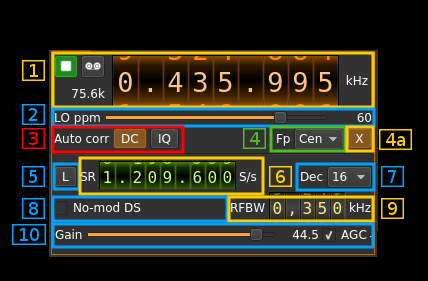
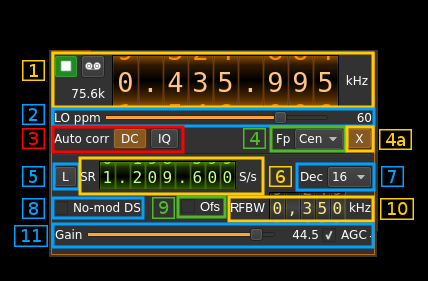
Two versions of the same layered image (428x281). Layer-by-layer changes:
added layer "11" above "Overlay_11" over [14, 225, 48, 247]
renamed "Overlay_10" to "Overlay_11", moved it above "10" over [51, 222, 229, 223]
painted on "10" over [12, 198, 414, 245]
renamed "Overlay_09" to "Overlay_10", moved it above "9" over [227, 195, 239, 223]
painted on "9" over [152, 197, 404, 219]
added layer "Overlay_09" above "8" over [176, 195, 227, 219]
painted on "Overlay_08" over [51, 195, 229, 223]
added layer "Patch_05" above "Patch_04" over [178, 195, 239, 217]
